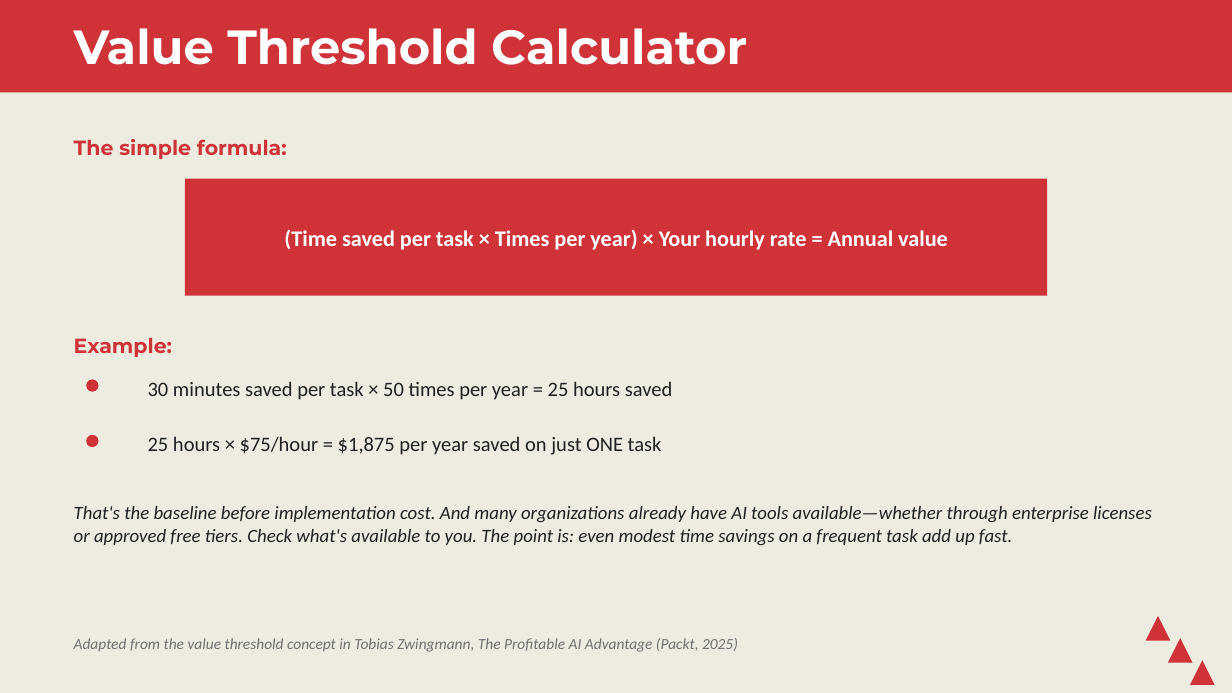
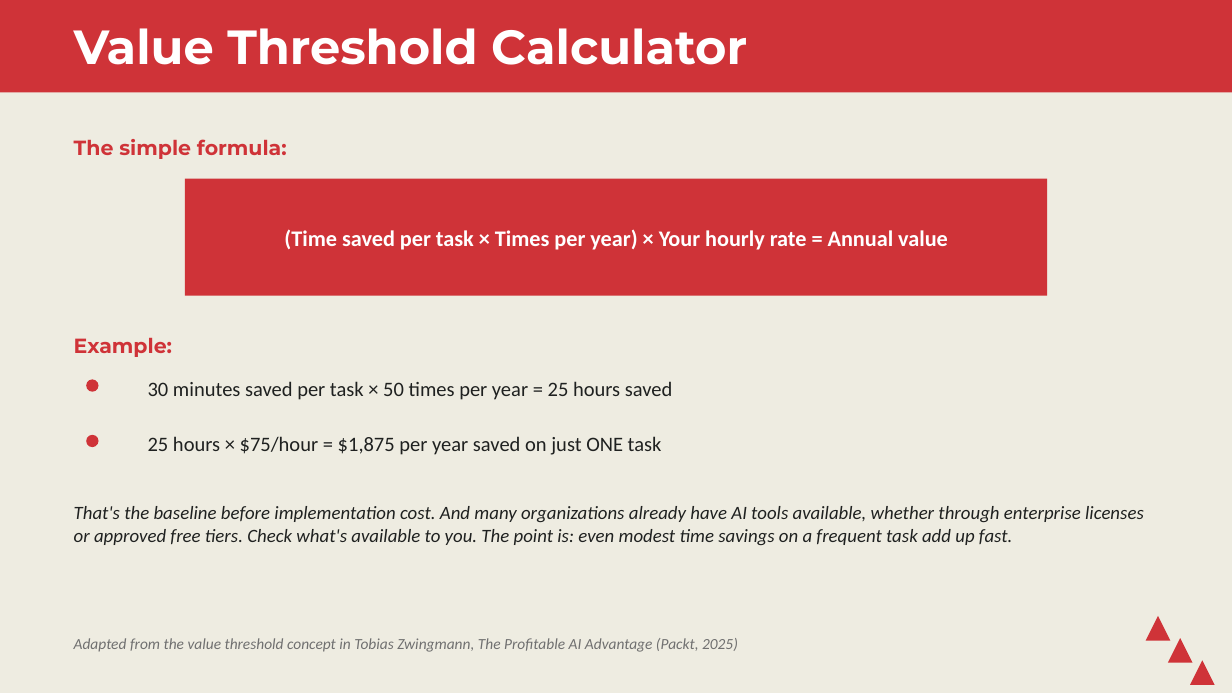
Before and after one commit to stringfestdata/map-excel-workflows-to-ai, a slide deck: slide 28 of workshop-slides.pptx (slide 26 before the commit). Drawn at 1232x693 pixels with LibreOffice and Linux fonts; fonts in the diff are those of the drawing. Boxes give left, top, right and bottom in pixels: in the first picture for what was removed or moved away, otherwise in the second. Text is boxed around its words. In the diff, an @@ line names an element or a change of style, - is before the commit and + after.

```diff
--- a/workshop-slides.pptx
+++ b/workshop-slides.pptx
@@ text at <box>74,506,1144,545</box>: text changed @@
-That's the baseline before implementation cost. And many organizations already have AI tools available—whether through enterprise licenses or approved free tiers. Check what's available to you. The point is: even modest time savings on a frequent task add up fast.
+That's the baseline before implementation cost. And many organizations already have AI tools available, whether through enterprise licenses or approved free tiers. Check what's available to you. The point is: even modest time savings on a frequent task add up fast.
```
Also in this commit, not shown: 14 other slides changed, 2 slides added, 2 other files.
